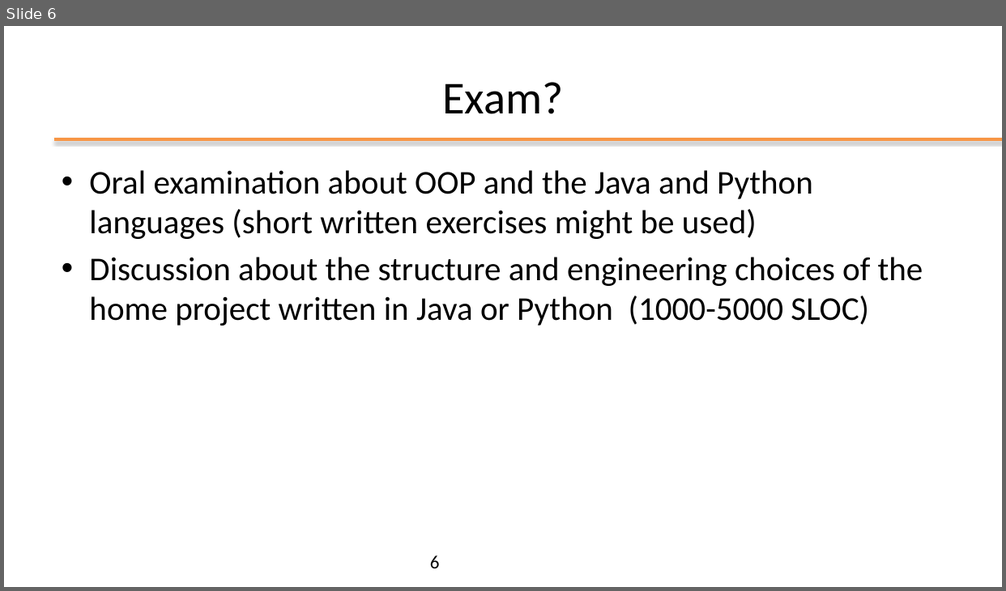
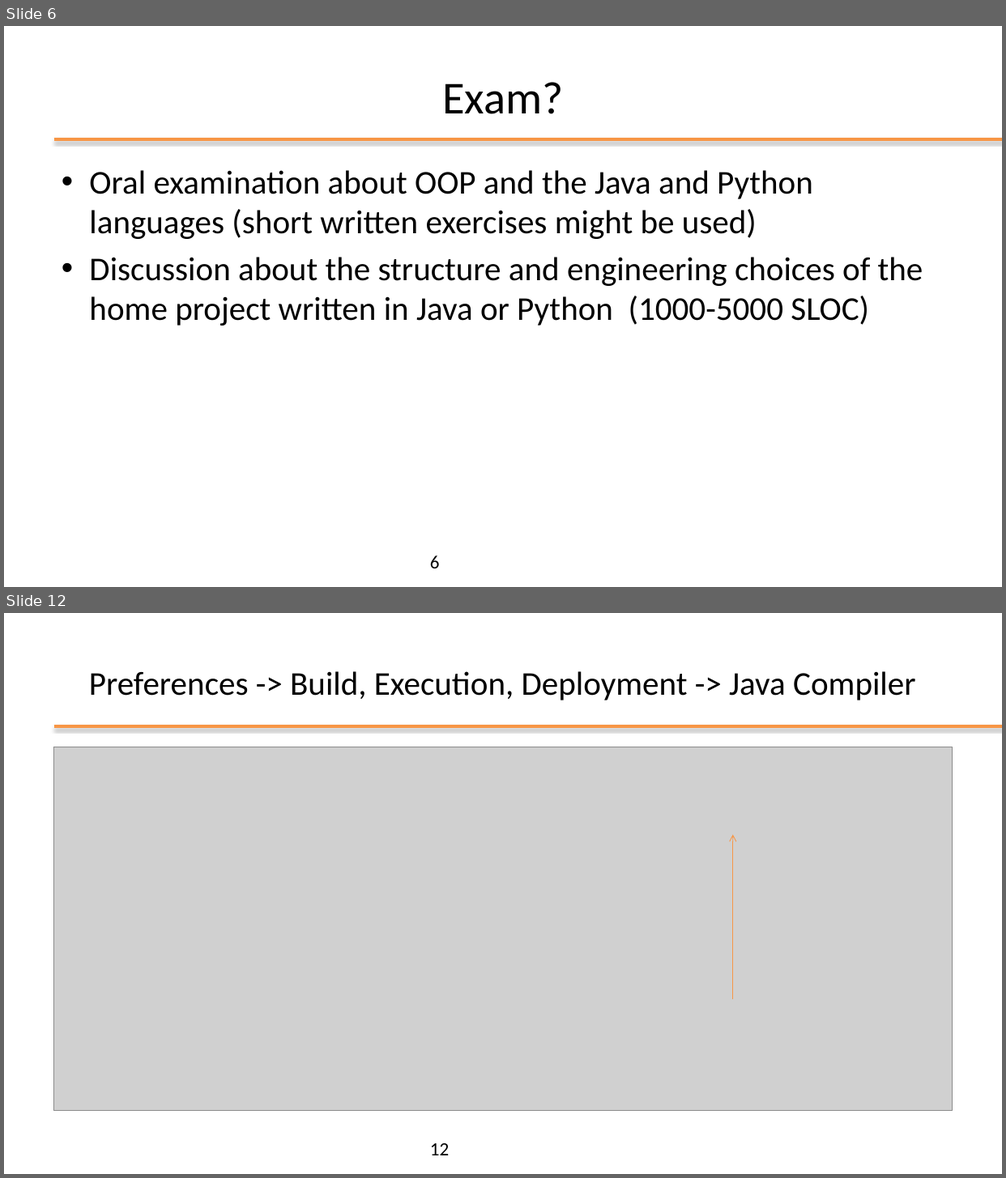
Before and after one commit to plctechnician/ooprogramming, a slide deck: java/slides/ppt/00 - Java Course Introduction.pptx. Shown one above the other, each under a label of ours: slide 6 before the commit, slides 6 and 12 after it; the slides between them are not shown. The pictures are 1006x591 and 1006x1178 pixels, drawn with LibreOffice and Linux fonts; fonts in the diff are those of the drawing; grey boxes stand for pictures; background and template pictures are left out. Boxes give left, top, right and bottom in pixels: in the first picture for what was removed or moved away, otherwise in the second. Text is boxed around its words. In the diff, an @@ line names an element or a change of style, - is before the commit and + after.

```diff
--- a/java/slides/ppt/00 - Java Course Introduction.pptx
+++ b/java/slides/ppt/00 - Java Course Introduction.pptx
@@ slide 12 added at (4, 613, 1002, 1174), background #FFFFFF; not listed: 1 template element that a slide beside it also shows @@
@@ title added at (89, 671, 915, 700), 32 pt, text #000000 @@
+Preferences -> Build, Execution, Deployment -> Java Compiler
@@ picture added at (54, 747, 953, 1112) @@
@@ arrow added from (733, 1000) to (733, 835), #F79646 0.75 pt @@
@@ page number added at (430, 1144, 449, 1156), 18 pt, text #000000 @@
+12
```
Also in this commit, not shown: 2 slides changed, 6 other slides added, 2 other files.
